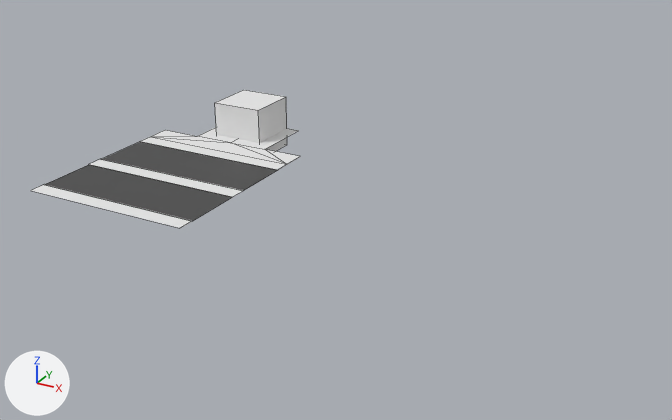
Before and after pictures for a commit that changed the Blender file godot/assets/worldPieces/simple2.blend.
The view is the same before and after, from a 50 mm lens placed at (73.4, -75.4, 38.4), pointed at (31.1, 1.6, -0.1). Arrows for +X, +Y and +Z are at lower left; the lights stay in place. Mesh edges are drawn as thin lines. The same objects are shown in both versions, whatever each file hides.

In view in the first picture: 'station-col'.
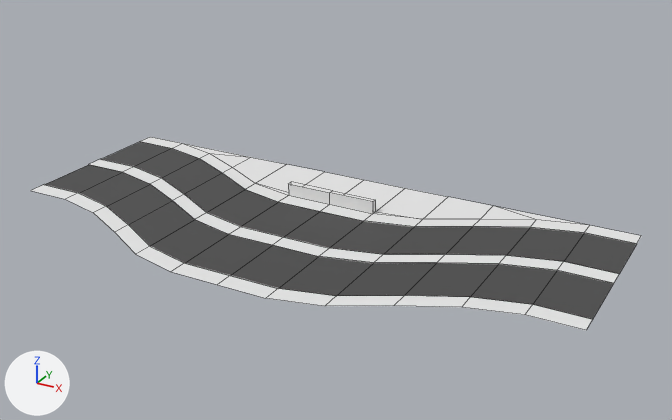
Location of each change, (x1, y1, x2, y2) in pixels of the pictures (672 x 420 px):
'station-col', reshaped (126% wider, 40% taller): before (31, 90, 300, 228); after (31, 137, 641, 330)
part 1 of me_station, deleted: before (215, 90, 287, 151)
part 2 of me_station, built on: before (63, 127, 300, 228); after (63, 137, 641, 330)

What the commit changed:
me_station is used by ob_station_col; location (0.0, 0.0, 0.0).
me_station had 36 vertices, 22 faces and spanned x 0.0..20.0, y -10.0..21.0, z -2.2..4.2.
me_station now has 146 vertices, 128 faces and spans x 0.0..60.0, y -17.8..10.0, z 0.0..1.4.
me_station part 1: the loose piece of 8 vertices spanning x 6.9..13.2, y 14.6..21.0, z -2.2..4.2 is deleted.
Part 2, on me_station:
6 vertices are removed from x 0.0..20.0, y 13.0..21.0, z 0.0.
8 faces are deleted.
9 vertices in x 20.0, y -10.0..8.0, z 0.0 move by (-15.0, 0.0, 0.0).
2 vertices move from x 5.0..15.0, y 13.0, z 0.0 to x 5.0..15.0, y 10.0, z 0.0.
6 vertices are added at (25.0, 2.2, 1.4), (35.0, 2.2, 1.4), (30.0, 2.2, 1.4), (30.0, 2.8, 0.0), (45.0, 10.0, 0.0), (40.0, 10.0, 0.0).
10 new vertices lie (5.0, -1.3, 0.0) away from vertices in x 5.0..20.0, y -10.0..13.0, z 0.0.
10 new vertices lie (5.0, -2.5, 0.0) away from vertices in x 10.0, y -11.3..8.7, z 0.0.
10 new vertices lie (5.0, -2.8, 0.0) away from vertices in x 15.0, y -13.8..6.2, z 0.0.
10 new vertices lie (5.0, -1.2, 0.0) away from vertices in x 20.0, y -16.6..3.4, z 0.0.
11 new vertices lie (5.0, 0.0, 0.0) away from vertices in x 20.0..25.0, y -17.8..10.0, z 0.0.
11 new vertices lie (5.0, 0.0, 0.0) away from vertices in x 25.0..30.0, y -17.8..10.0, z 0.0.
10 new vertices lie (5.0, 1.2, 0.0) away from vertices in x 35.0, y -17.8..2.2, z 0.0.
10 new vertices lie (5.0, 2.8, 0.0) away from vertices in x 40.0, y -16.6..3.4, z 0.0.
10 new vertices lie (5.0, 2.5, 0.0) away from vertices in x 45.0, y -13.8..6.2, z 0.0.
10 new vertices lie (5.0, 1.3, 0.0) away from vertices in x 50.0, y -11.3..8.7, z 0.0.
11 new vertices lie (5.0, 0.0, 0.0) away from vertices in x 30.0..55.0, y -10.0..10.0, z 0.0.
5 new vertices lie (0.0, 0.6, 0.0) away from vertices in x 25.0..35.0, y 2.2, z 0.0..1.4.
98 new faces join them, mat_material_004 (white #e7e7e7).
22 new faces join them, mat_material_003 (dark grey #484848).
